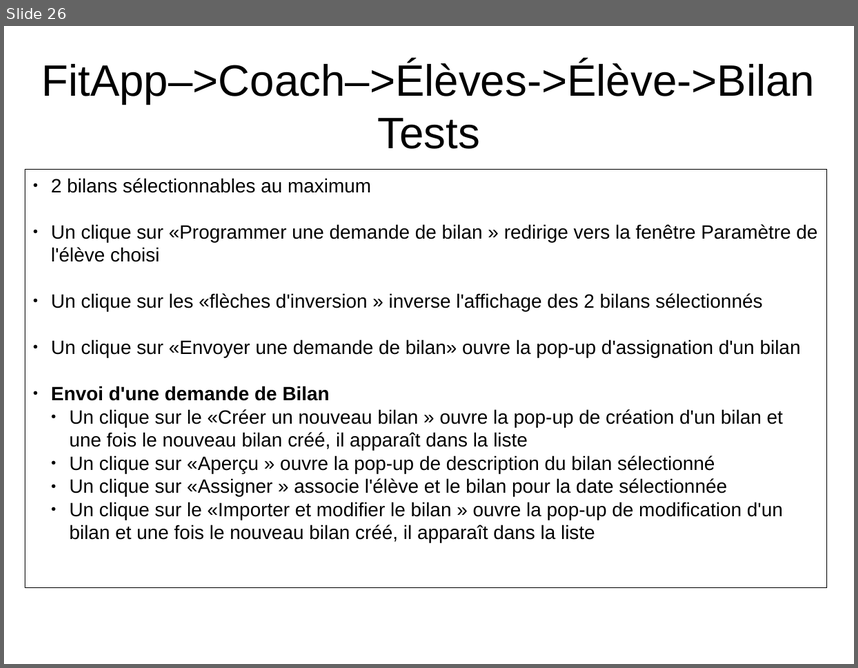
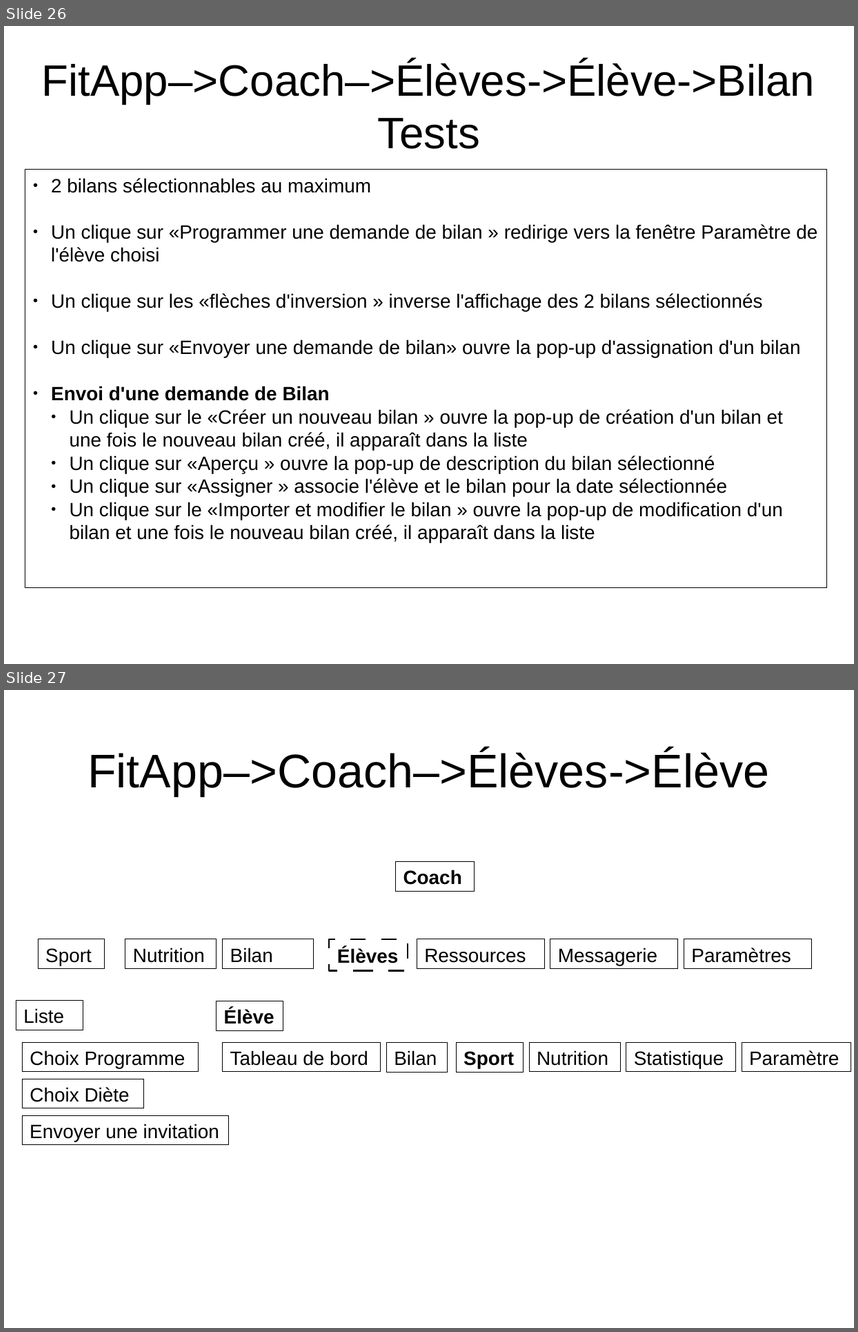
Before and after one commit to NicolasGavard/WebVysionSportV2, a slide deck: Documentations/FitApp - Elèves v1.02.odp. Shown one above the other, each under a label of ours: slide 26 before the commit, slides 26 and 27 after it. The pictures are 858x668 and 858x1332 pixels, drawn with LibreOffice and Linux fonts; fonts in the diff are those of the drawing. Boxes give left, top, right and bottom in pixels: in the first picture for what was removed or moved away, otherwise in the second. Text is boxed around its words. In the diff, an @@ line names an element or a change of style, - is before the commit and + after.

```diff
--- a/Documentations/FitApp - Elèves v1.02.odp
+++ b/Documentations/FitApp - Elèves v1.02.odp
@@ slide 27 added at bbox=[4, 690, 854, 1328], background #FFFFFF @@
@@ title added at bbox=[87, 749, 769, 796], 44 pt, text #000000 @@
+FitApp–>Coach–>Élèves->Élève
@@ rectangle added at bbox=[396, 861, 475, 891], outline #000000 0 pt, 18 pt, text #000000, bold @@
+Coach
@@ rectangle added at bbox=[38, 939, 105, 969], outline #000000 0 pt, 18 pt, text #000000 @@
+Sport
@@ rectangle added at bbox=[125, 939, 216, 969], outline #000000 0 pt, 18 pt, text #000000 @@
+Nutrition
@@ rectangle added at bbox=[222, 939, 313, 969], outline #000000 0 pt, 18 pt, text #000000 @@
+Bilan
@@ rectangle added at bbox=[329, 939, 408, 971], outline #000000 1.5 pt, 18 pt, text #000000, bold @@
+Élèves
@@ rectangle added at bbox=[417, 939, 544, 969], outline #000000 0 pt, 18 pt, text #000000 @@
+Ressources
@@ rectangle added at bbox=[551, 939, 678, 969], outline #000000 0 pt, 18 pt, text #000000 @@
+Messagerie
@@ rectangle added at bbox=[684, 939, 812, 969], outline #000000 0 pt, 18 pt, text #000000 @@
+Paramètres
@@ rectangle added at bbox=[16, 1000, 83, 1030], outline #000000 0 pt, 18 pt, text #000000 @@
+Liste
@@ rectangle added at bbox=[216, 1001, 283, 1031], outline #000000 0 pt, 18 pt, text #000000, bold @@
+Élève
@@ rectangle added at bbox=[23, 1043, 199, 1072], outline #000000 0 pt, 18 pt, text #000000 @@
+Choix Programme
@@ rectangle added at bbox=[222, 1043, 381, 1072], outline #000000 0 pt, 18 pt, text #000000 @@
+Tableau de bord
@@ rectangle added at bbox=[387, 1043, 448, 1073], outline #000000 0 pt, 18 pt, text #000000 @@
+Bilan
@@ rectangle added at bbox=[456, 1043, 523, 1073], outline #000000 0 pt, 18 pt, text #000000, bold @@
+Sport
@@ rectangle added at bbox=[529, 1043, 620, 1072], outline #000000 0 pt, 18 pt, text #000000 @@
+Nutrition
@@ rectangle added at bbox=[626, 1043, 736, 1072], outline #000000 0 pt, 18 pt, text #000000 @@
+Statistique
@@ rectangle added at bbox=[742, 1043, 852, 1072], outline #000000 0 pt, 18 pt, text #000000 @@
+Paramètre
@@ rectangle added at bbox=[23, 1078, 144, 1108], outline #000000 0 pt, 18 pt, text #000000 @@
+Choix Diète
@@ rectangle added at bbox=[22, 1115, 228, 1144], outline #000000 0 pt, 18 pt, text #000000 @@
+Envoyer une invitation
```
Also in this commit, not shown: 10 other slides added.
